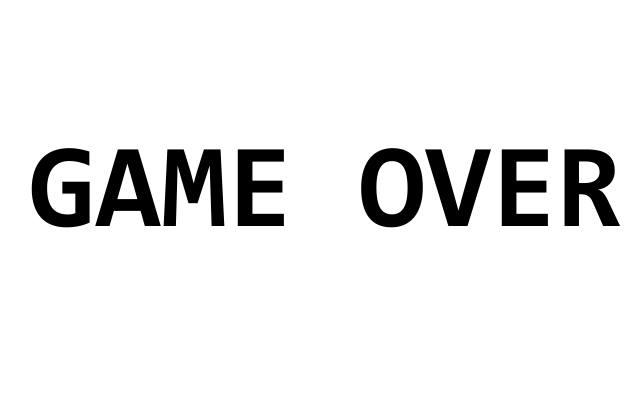
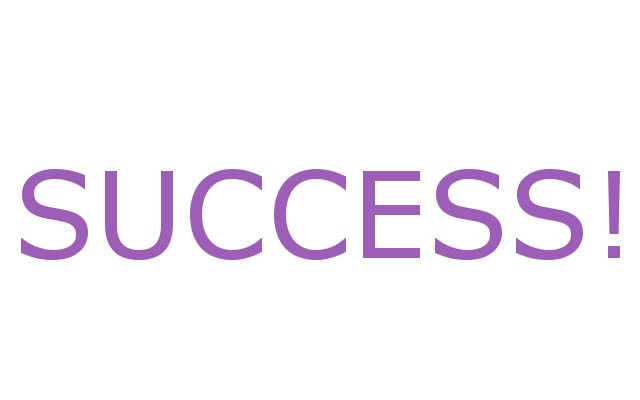
Two versions of the same layered image (w=640, h=400). Layer-by-layer changes:
renamed "GAME OVER" to "SUCCESS!", painted on it over [21, 148, 621, 260]
